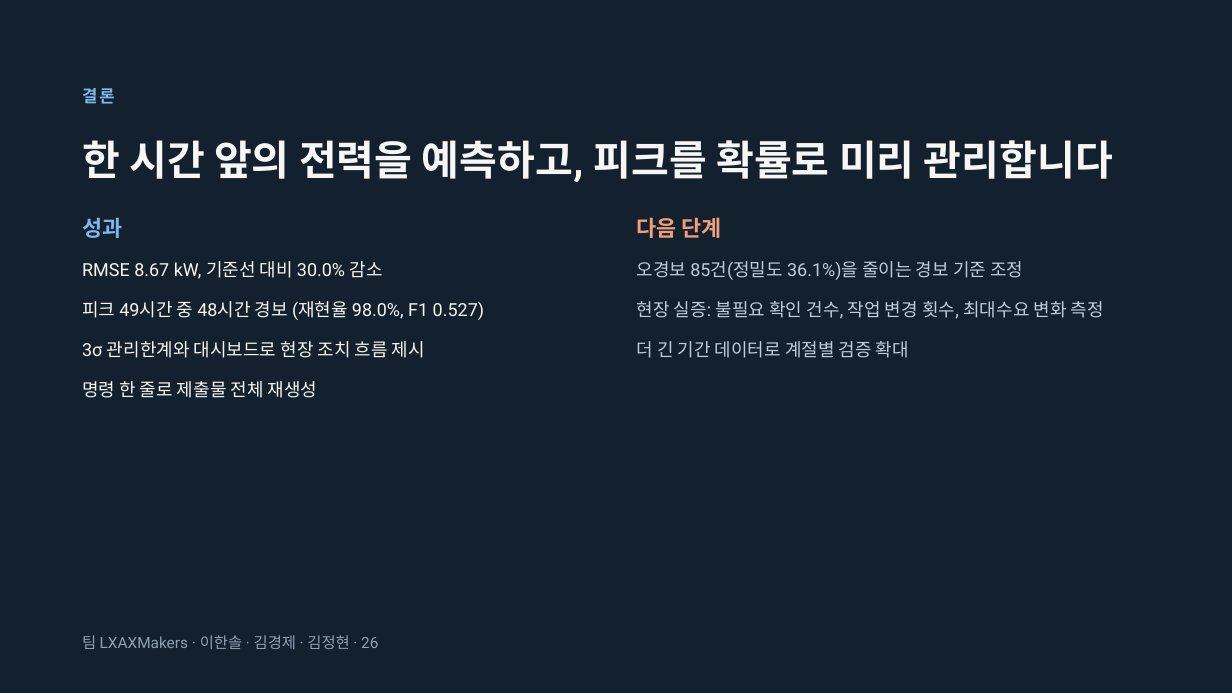
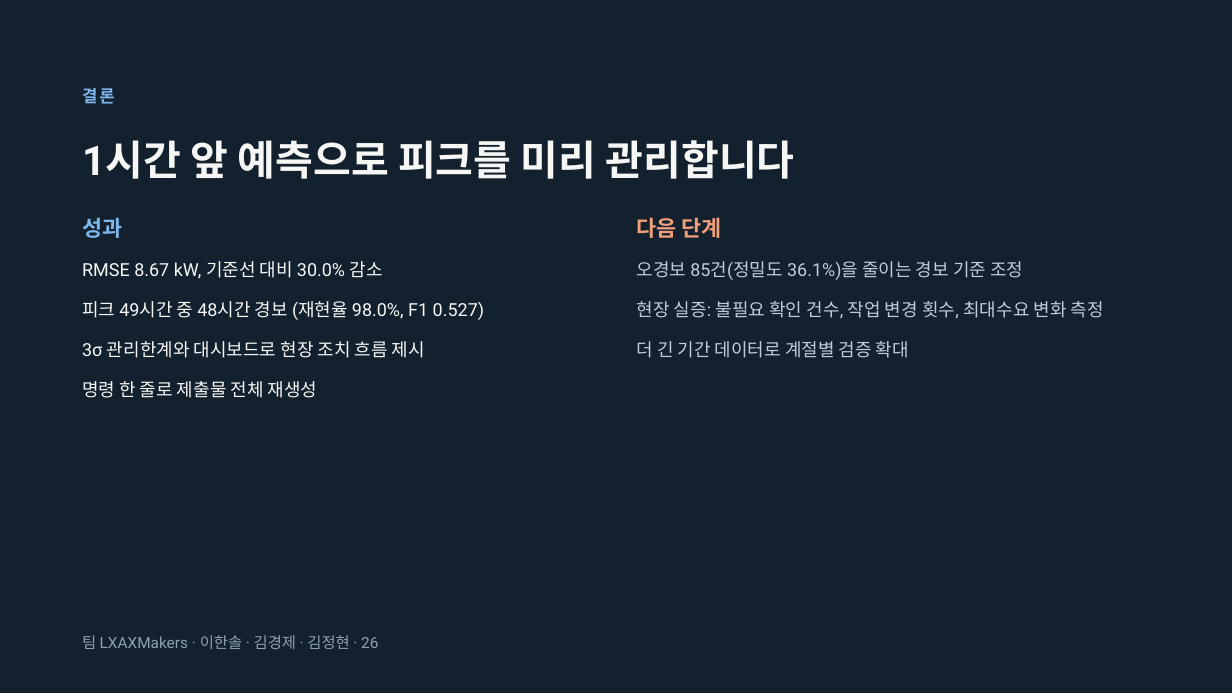
Before and after one commit to jgi0117/KAMP-Competition, a slide deck: slide 26 of docs/presentation/OKM 전력 피크 예측 발표.pptx. Drawn at 1232x693 pixels with LibreOffice and Linux fonts; fonts in the diff are those of the drawing. Boxes give left, top, right and bottom in pixels: in the first picture for what was removed or moved away, otherwise in the second. Text is boxed around its words. In the diff, an @@ line names an element or a change of style, - is before the commit and + after.

```diff
--- a/docs/presentation/OKM 전력 피크 예측 발표.pptx
+++ b/docs/presentation/OKM 전력 피크 예측 발표.pptx
@@ title at (82, 140, 795, 179): text changed @@
-한 시간 앞의 전력을 예측하고, 피크를 확률로 미리 관리합니다
+1시간 앞 예측으로 피크를 미리 관리합니다
```
Also in this commit, not shown: 12 other slides changed.
